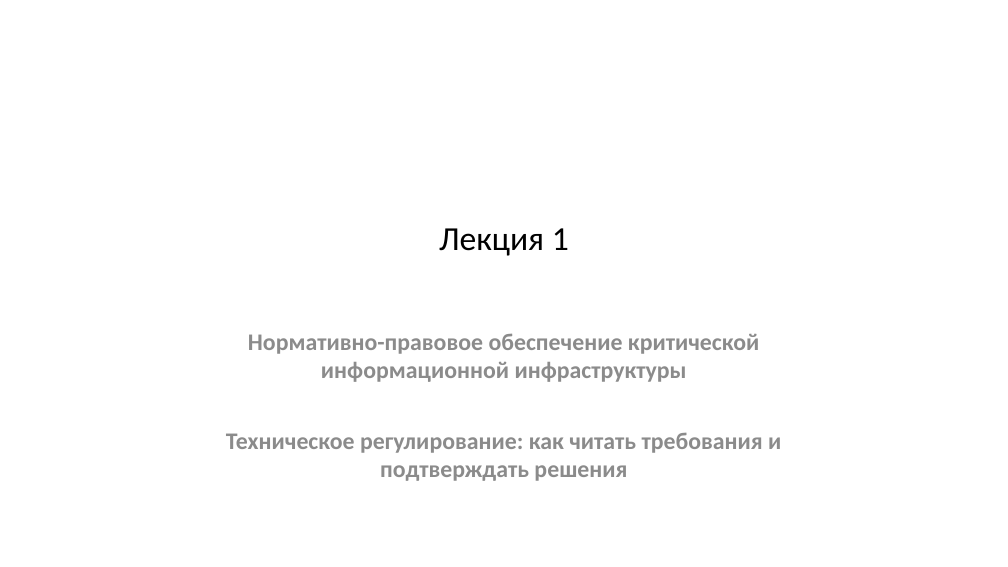
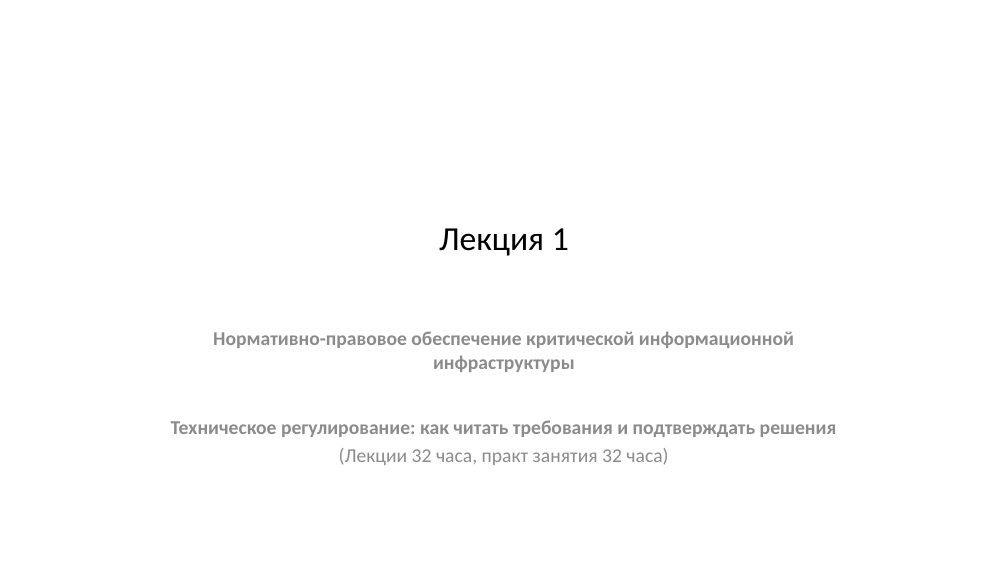
Before and after one commit to arasskazov/IFTIS-KII-2026, a slide deck: slide 1 of Lec_1_Модуль 1_1_Слайд-конспект.pptx. Drawn at 1008x567 pixels with LibreOffice and Linux fonts; fonts in the diff are those of the drawing; background and template pictures are left out. Boxes give left, top, right and bottom in pixels: in the first picture for what was removed or moved away, otherwise in the second. Text is boxed around its words. In the diff, an @@ line names an element or a change of style, - is before the commit and + after.

```diff
--- a/Lec_1_Модуль 1_1_Слайд-конспект.pptx
+++ b/Lec_1_Модуль 1_1_Слайд-конспект.pptx
@@ subtitle at bbox=[171, 331, 837, 437]: size 17 to 14 pt in "Нормативно-правовое обеспечение критической информационной и ...", "Техническое регулирование: как читать требования и подтвержд ..." @@
@@ subtitle at bbox=[339, 448, 668, 465]: paragraph added @@
+(Лекции 32 часа, практ занятия 32 часа)
```
Also in this commit, not shown: 4 other slides changed.
